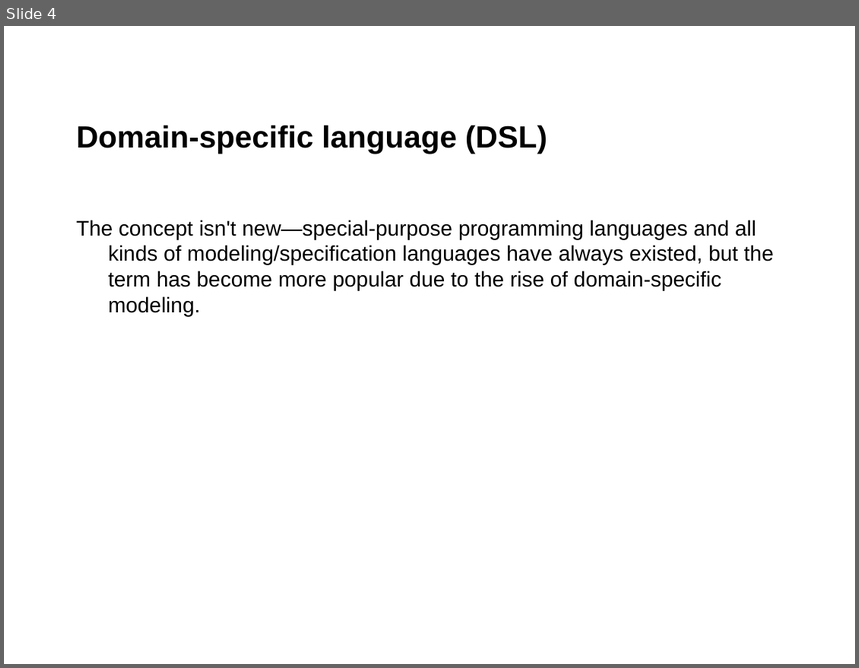
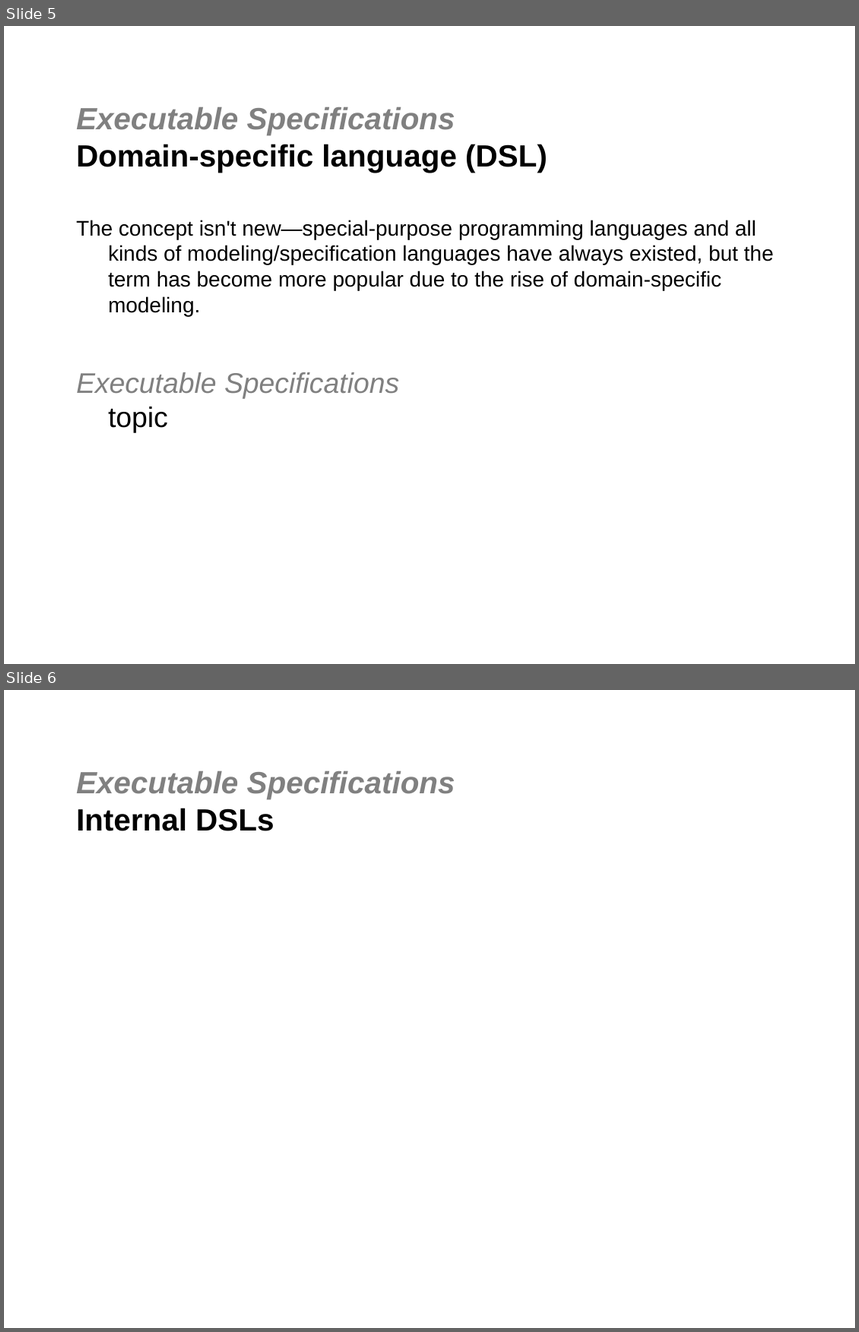
Before and after one commit to jgoodsen/agile2010, a slide deck: dsl.ppt. Shown one above the other, each under a label of ours: slide 4 before the commit, slides 5 and 6 after it. The pictures are 859x668 and 859x1332 pixels, drawn with LibreOffice and Linux fonts; fonts in the diff are those of the drawing; background and template pictures are left out. Boxes give left, top, right and bottom in pixels: in the first picture for what was removed or moved away, otherwise in the second. Text is boxed around its words. In the diff, an @@ line names an element or a change of style, - is before the commit and + after.

```diff
--- a/dsl.ppt
+++ b/dsl.ppt
@@ slide 6 added at bbox=[4, 690, 855, 1328], background #FFFFFF @@
@@ title added at bbox=[76, 771, 455, 831], 26 pt, text #808080, bold, italic @@
+Executable Specifications
+Internal DSLs
@@ what was slide 4 is now slide 5 @@
@@ slide 5 changed as well @@
@@ title at bbox=[76, 107, 547, 172]: text changed @@
-Domain-specific language (DSL)
+Executable Specifications
+Domain-specific language (DSL)
@@ text at bbox=[76, 373, 399, 433]: paragraph added @@
+Executable Specifications
+topic
```
Also in this commit, not shown: 3 other slides changed, 5 other slides added, 18 slides removed, 7 other files.
